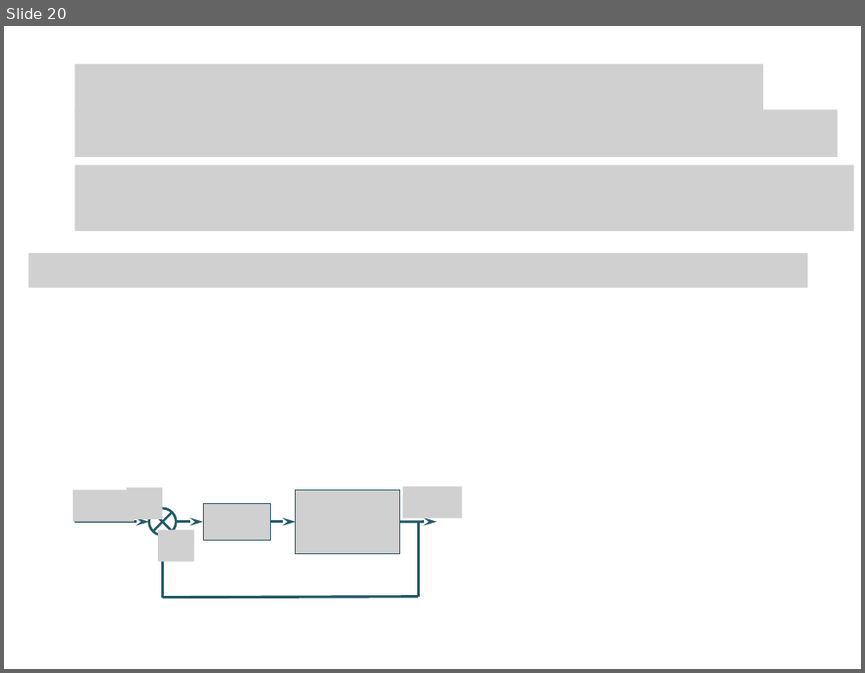
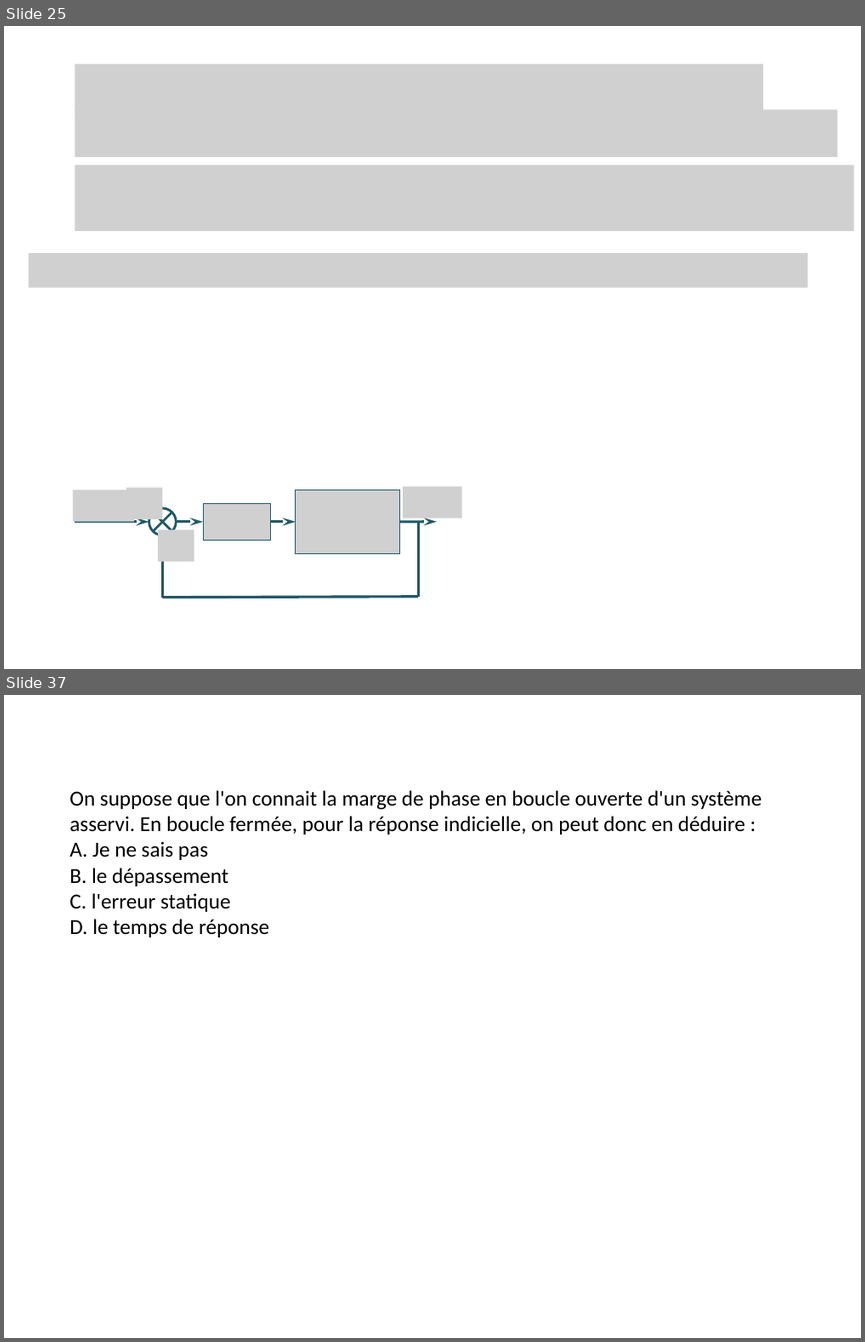
Before and after one commit to xpessoles/Cy_01_PSI_ModelisationLinNonLin, a slide deck: QCM/QCM.pptx. Shown one above the other, each under a label of ours: slide 20 before the commit, slides 25 and 37 after it; the slides between them are not shown. The pictures are 865x673 and 865x1342 pixels, drawn with LibreOffice and Linux fonts; fonts in the diff are those of the drawing; grey boxes stand for pictures. Boxes give left, top, right and bottom in pixels: in the first picture for what was removed or moved away, otherwise in the second. Text is boxed around its words. In the diff, an @@ line names an element or a change of style, - is before the commit and + after.

```diff
--- a/QCM/QCM.pptx
+++ b/QCM/QCM.pptx
@@ slide 37 added at <box>4,695,861,1338</box>, background #FFFFFF @@
@@ text added at <box>69,790,761,937</box>, 18 pt, text #000000 @@
+On suppose que l'on connait la marge de phase en boucle ouverte d'un système asservi. En boucle fermée, pour la réponse indicielle, on peut donc en déduire :
+A. Je ne sais pas
+B. le dépassement
+C. l'erreur statique
+D. le temps de réponse
@@ what was slide 20 is now slide 25 @@
```
Also in this commit, not shown: 20 other slides added, 1 other file.
